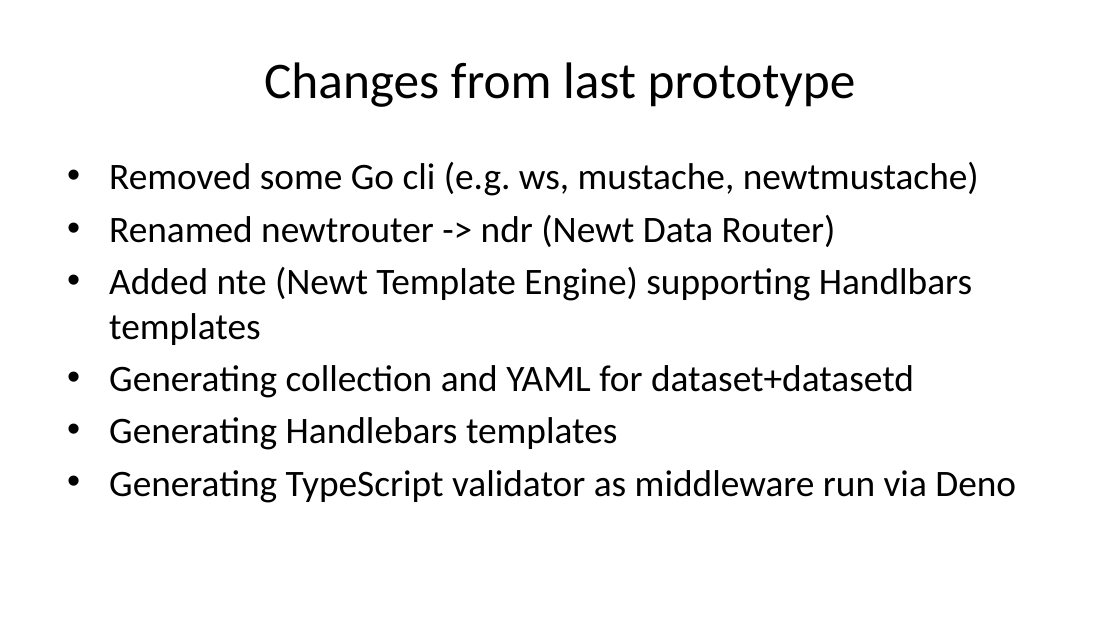
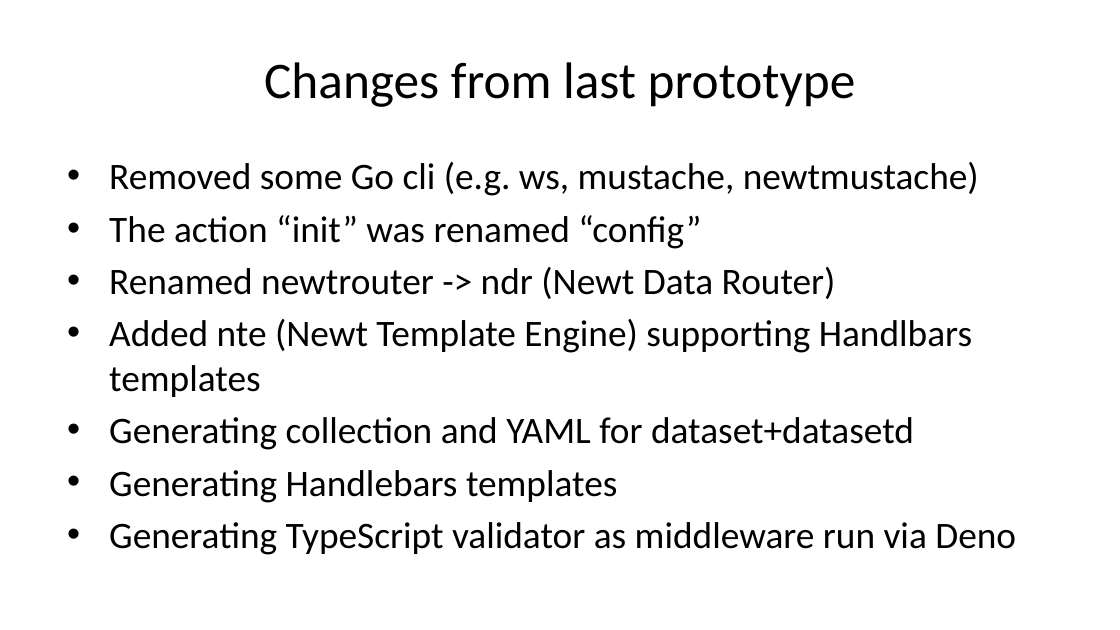
Before and after one commit to caltechlibrary/newt, a slide deck: slide 10 of presentation3/newt-p3.pptx. Drawn at 1120x630 pixels with LibreOffice and Linux fonts; fonts in the diff are those of the drawing. Boxes give left, top, right and bottom in pixels: in the first picture for what was removed or moved away, otherwise in the second. Text is boxed around its words. In the diff, an @@ line names an element or a change of style, - is before the commit and + after.

```diff
--- a/presentation3/newt-p3.pptx
+++ b/presentation3/newt-p3.pptx
@@ text at [109,215,701,249]: paragraph added @@
+• The action “init” was renamed “config”
```
Also in this commit, not shown: 2 other slides changed, 34 other files.
